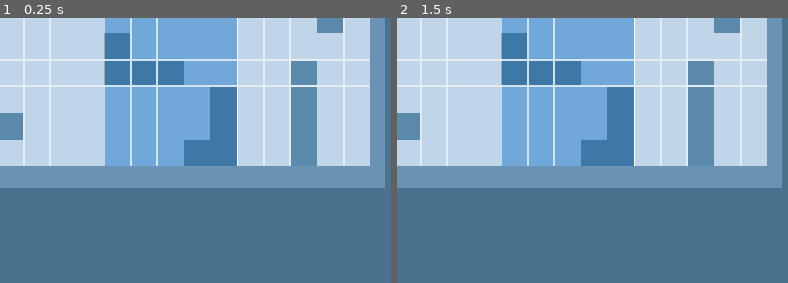
Above: before the commit, frames 1-2 (left to right).
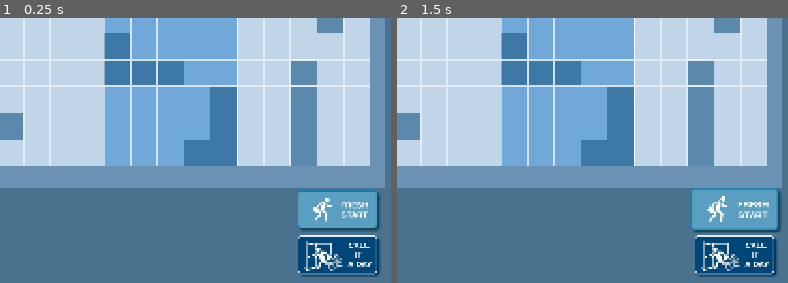
Above: after the commit, the same moments.

Repository: grkovalev/office-game
Game: Godot game, scene res://calendartetris.tscn
The game is run twice, just before and just after one commit, with the same random seed, the same clock (stepped at 60 frames per second) and the same inputs. This scene is started directly instead of the project's main scene.
Inputs (mouse positions are % of the whole screen's width and height, from its top left):
- Up to frame 1 (0.25 s): no input
- Up to frame 2 (1.5 s): click (94, 87) at 0.52 s; click (94, 87) at 1.27 s
The pictures show only the part of the screen within x 50-100%, y 50-100%; the shares and areas given below are measured in that part.

The runs differ from the first frame. In frame 1, 6.2% of the frame differs, in the area x 76-98%, y 64-98%; in frame 2, 6.9%, in the area x 74-98%, y 64-98%.
Error after the commit: Attempt to call function 'has_signal' in base 'null instance' on a null instance. (res://textureswitch.gd:13)

Commit message:
copied exit restart buttons from minesweeper scene

Diff:
--- a/calendartetris.tscn
+++ b/calendartetris.tscn
@@ -15,6 +15,10 @@
 [ext_resource type="Script" uid="uid://u7uf34hw715o" path="res://quickshapepack.gd" id="13_uq6hu"]
 [ext_resource type="Texture2D" uid="uid://bfofcsvh8v2vi" path="res://ui_buttons/calendartetris/tetromino_pieces/shape_q_atlas.png" id="13_yv368"]
 [ext_resource type="Texture2D" uid="uid://cymohk4ylkana" path="res://ui_buttons/calendartetris/atlas_tetrischar.png" id="15_hhkx1"]
+[ext_resource type="Texture2D" uid="uid://c6s7i80ilubn4" path="res://ui_buttons/calendartetris/tetris_ui_atlas.png" id="16_ypi33"]
+[ext_resource type="Script" uid="uid://cthnwkgja4w3y" path="res://animbttn.gd" id="17_yy0dq"]
+[ext_resource type="Texture2D" uid="uid://cy2eejtdigm46" path="res://ui_buttons/minesweeper/minesweeper_ui_atlas.png" id="18_67i7u"]
+[ext_resource type="Script" uid="uid://dd6o4yn6x0t88" path="res://textureswitch.gd" id="19_c63xa"]
 
 [sub_resource type="Gradient" id="Gradient_k6kum"]
 colors = PackedColorArray(0.2901961, 0.44313726, 0.5568628, 1, 0.2901961, 0.44313726, 0.5568628, 1)
@@ -63,6 +67,22 @@
 
 [sub_resource type="RectangleShape2D" id="RectangleShape2D_sriha"]
 size = Vector2(50, 200)
+
+[sub_resource type="AtlasTexture" id="AtlasTexture_67i7u"]
+atlas = ExtResource("16_ypi33")
+region = Rect2(16, 19, 155, 77)
+
+[sub_resource type="AtlasTexture" id="AtlasTexture_c63xa"]
+atlas = ExtResource("16_ypi33")
+region = Rect2(16, 111, 155, 77)
+
+[sub_resource type="AtlasTexture" id="AtlasTexture_w0kg2"]
+atlas = ExtResource("18_67i7u")
+region = Rect2(7, 92, 155, 77)
+
+[sub_resource type="AtlasTexture" id="AtlasTexture_pacii"]
+atlas = ExtResource("18_67i7u")
+region = Rect2(7, 177, 155, 77)
 
 [node name="main_calendartetris" type="Node2D" unique_id=1567789064]
 
@@ -545,3 +565,24 @@
 texture = ExtResource("15_hhkx1")
 region_enabled = true
 region_rect = Rect2(56, 63, 256, 256)
+
+[node name="exitbtn" type="TextureButton" parent="." unique_id=192077378]
+offset_left = 1320.0
+offset_top = 1006.0
+offset_right = 1485.0
+offset_bottom = 1096.0
+texture_normal = SubResource("AtlasTexture_67i7u")
+script = ExtResource("17_yy0dq")
+
+[node name="restartbtn" type="TextureButton" parent="." unique_id=1092848075]
+offset_left = 1320.0
+offset_top = 921.0
+offset_right = 1485.0
+offset_bottom = 1011.0
+texture_normal = SubResource("AtlasTexture_c63xa")
+script = ExtResource("17_yy0dq")
+
+[node name="TextureSwitch" type="Node" parent="restartbtn" unique_id=205716749]
+script = ExtResource("19_c63xa")
+normal_texture = SubResource("AtlasTexture_w0kg2")
+try_again_texture = SubResource("AtlasTexture_pacii")
Binary file added: ui_buttons/calendartetris/tetris_ui_atlas.png
Not shown, added: ui_buttons/calendartetris/tetris_ui_atlas.png.import
